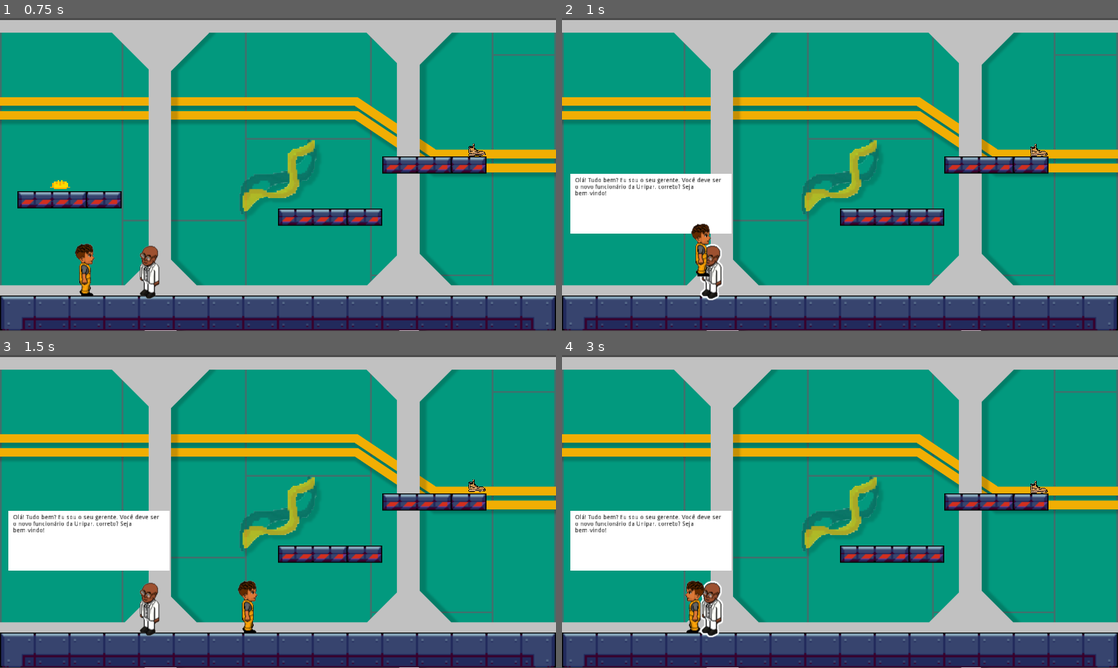
Above: before the commit, frames 1-4 (two rows, left to right).
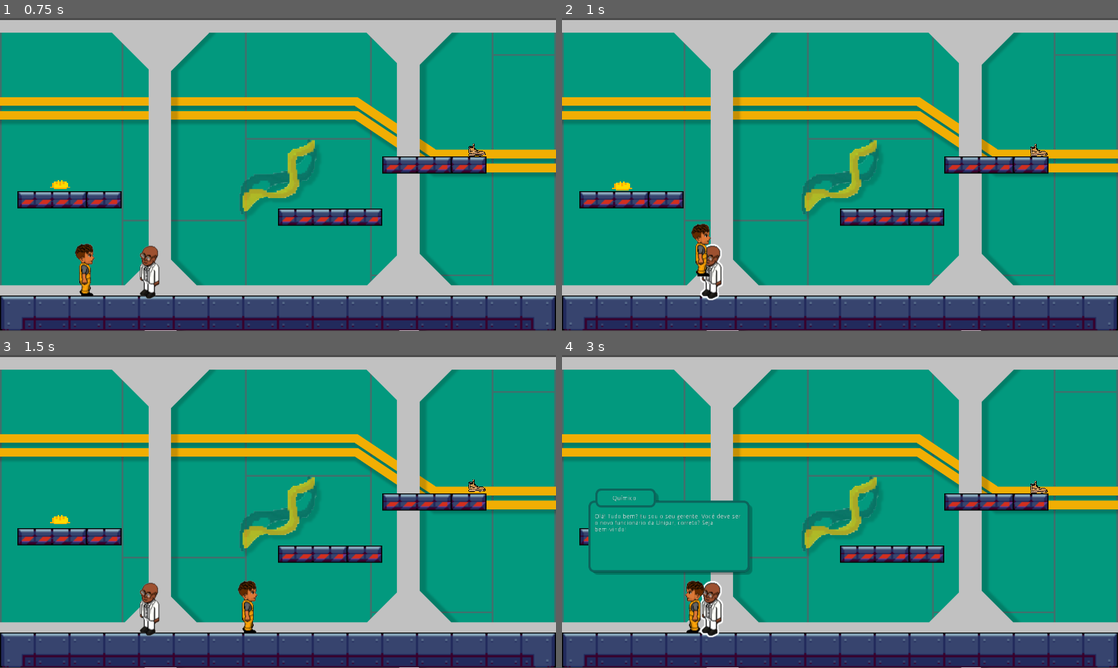
Above: after the commit, the same moments.

Repository: 2023M1T6-Inteli/grupo5
Game: Godot game, scene res://scenes/main.tscn
The game is run twice, just before and just after one commit, with the same random seed, the same clock (stepped at 60 frames per second) and the same inputs.
Inputs:
- Up to frame 1 (0.75 s): hold D (move_right) from 0.53 s (still down); hold E (interact) from 0.53 s (still down)
- Up to frame 2 (1 s): keep holding D (move_right); keep holding E (interact); tap W (jump) at 0.77 s
- Up to frame 3 (1.5 s): keep holding D (move_right); release E (interact) at 1.28 s; tap E (interact) at 1.35 s
- Up to frame 4 (3 s): tap W (jump) at 1.52 s; release D (move_right) at 2.03 s; hold E (interact) 2.03-2.78 s; hold A (move_left) from 2.03 s (still down); tap E (interact) at 2.85 s

Frame 1 is identical in both runs. In frame 2, 5.5% of the frame differs, in the area x 1-31%, y 49-69%; in frame 3, 5.5%; in frame 4, 6.8%, in the area x 1-35%, y 42-71%.

Commit message:
feat: character name on dialogs

Diff:
--- a/src/project.godot
+++ b/src/project.godot
@@ -48,6 +48,13 @@
 interact={
 "deadzone": 0.5,
 "events": [ Object(InputEventKey,"resource_local_to_scene":false,"resource_name":"","device":0,"alt":false,"shift":false,"control":false,"meta":false,"command":false,"pressed":false,"scancode":69,"physical_scancode":0,"unicode":0,"echo":false,"script":null)
+, Object(InputEventKey,"resource_local_to_scene":false,"resource_name":"","device":0,"alt":false,"shift":false,"control":false,"meta":false,"command":false,"pressed":false,"scancode":16777234,"physical_scancode":0,"unicode":0,"echo":false,"script":null)
+ ]
+}
+skip={
+"deadzone": 0.5,
+"events": [ Object(InputEventKey,"resource_local_to_scene":false,"resource_name":"","device":0,"alt":false,"shift":false,"control":false,"meta":false,"command":false,"pressed":false,"scancode":32,"physical_scancode":0,"unicode":0,"echo":false,"script":null)
+, Object(InputEventKey,"resource_local_to_scene":false,"resource_name":"","device":0,"alt":false,"shift":false,"control":false,"meta":false,"command":false,"pressed":false,"scancode":16777221,"physical_scancode":0,"unicode":0,"echo":false,"script":null)
  ]
 }
 
--- a/src/scenes/Dialog_box.tscn
+++ /dev/null
@@ -1,95 +0,0 @@
-[gd_scene load_steps=5 format=2]
-
-[ext_resource path="res://Assets/Photo/pngtree-an-old-chinese-doctor-in-a-white-lab-coat-during-the-image_792525.jpg" type="Texture" id=1]
-[ext_resource path="res://Scripts/Dialog_box.gd" type="Script" id=2]
-[ext_resource path="res://Assets/Photo/icon.png" type="Texture" id=3]
-
-[sub_resource type="Theme" id=1]
-LinkButton/colors/font_color = Color( 0.0627451, 0.0588235, 0.0588235, 1 )
-LinkButton/colors/font_color_focus = Color( 0.0431373, 0.0431373, 0.0431373, 1 )
-LinkButton/colors/font_color_hover = Color( 0.0509804, 0.0470588, 0.0470588, 1 )
-LinkButton/colors/font_color_pressed = Color( 0.0705882, 0.0666667, 0.0666667, 1 )
-
-[node name="Dialog_box" type="Control"]
-anchor_right = 1.0
-anchor_bottom = 1.0
-theme = SubResource( 1 )
-script = ExtResource( 2 )
-
-[node name="ColorRect" type="ColorRect" parent="."]
-anchor_top = 1.0
-anchor_right = 1.0
-anchor_bottom = 1.0
-margin_top = -106.0
-
-[node name="photo" type="TextureRect" parent="."]
-anchor_top = 1.0
-anchor_bottom = 1.0
-margin_left = 47.0
-margin_top = -140.0
-margin_right = 139.0
-margin_bottom = -52.0
-
-[node name="Icon" type="Sprite" parent="photo"]
-position = Vector2( 23.1572, 20.0312 )
-scale = Vector2( 0.168836, 0.202816 )
-texture = ExtResource( 1 )
-
-[node name="name" type="Label" parent="."]
-margin_left = 130.0
-margin_top = 620.0
-margin_right = 470.0
-margin_bottom = 635.0
-custom_colors/font_color = Color( 0.00392157, 0.00392157, 0.00392157, 1 )
-text = "QUÍMICO EXPERIENTE"
-autowrap = true
-
-[node name="questions" type="Label" parent="."]
-anchor_top = 1.0
-anchor_right = 1.0
-anchor_bottom = 1.0
-margin_left = 142.0
-margin_top = -78.0
-margin_right = -24.0
-margin_bottom = -49.0
-custom_colors/font_color = Color( 0, 0, 0, 1 )
-text = "Teste de Pergunta"
-autowrap = true
-
-[node name="escolhas" type="VBoxContainer" parent="."]
-margin_left = 152.0
-margin_top = 688.0
-margin_right = 694.0
-margin_bottom = 738.0
-
-[node name="Label" type="Label" parent="escolhas"]
-margin_right = 542.0
-margin_bottom = 14.0
-custom_colors/font_color = Color( 0.0352941, 0.0352941, 0.0352941, 1 )
-text = "Escolha 1"
-autowrap = true
-
-[node name="Label2" type="Label" parent="escolhas"]
-margin_top = 18.0
-margin_right = 542.0
-margin_bottom = 32.0
-custom_colors/font_color = Color( 0.0352941, 0.0352941, 0.0352941, 1 )
-text = "Escolha 2"
-autowrap = true
-
-[node name="Label3" type="Label" parent="escolhas"]
-margin_top = 36.0
-margin_right = 542.0
-margin_bottom = 50.0
-custom_colors/font_color = Color( 0.0352941, 0.0352941, 0.0352941, 1 )
-text = "Escolha 3"
-autowrap = true
-
-[node name="proximo" type="TextureButton" parent="."]
-margin_left = 1185.0
-margin_top = 647.0
-margin_right = 1249.0
-margin_bottom = 711.0
-texture_normal = ExtResource( 3 )
-
-[connection signal="pressed" from="proximo" to="." method="_on_proximo_pressed"]
--- a/src/scenes/dialog.tscn
+++ /dev/null
@@ -1,12 +0,0 @@
-[gd_scene load_steps=2 format=2]
-
-[ext_resource path="res://scenes/dialog.gd" type="Script" id=1]
-
-[node name="dialog" type="Node2D"]
-script = ExtResource( 1 )
-
-[node name="ui_canvas" type="CanvasLayer" parent="."]
-
-[node name="Control" type="Control" parent="ui_canvas"]
-anchor_right = 1.0
-anchor_bottom = 1.0
--- a/src/scenes/npc_quimic.tscn
+++ b/src/scenes/npc_quimic.tscn
@@ -1,8 +1,9 @@
-[gd_scene load_steps=5 format=2]
+[gd_scene load_steps=6 format=2]
 
 [ext_resource path="res://assets/NPCs/químico.png" type="Texture" id=1]
 [ext_resource path="res://scripts/npc_quimic.gd" type="Script" id=2]
 [ext_resource path="res://assets/NPCs/quimico_stroke.png" type="Texture" id=3]
+[ext_resource path="res://assets/NPCs/msgbox.png" type="Texture" id=4]
 
 [sub_resource type="RectangleShape2D" id=1]
 extents = Vector2( 43, 45.5 )
@@ -23,29 +24,41 @@
 texture = ExtResource( 3 )
 flip_h = true
 
-[node name="dialog" type="ColorRect" parent="."]
+[node name="dialog" type="TextureRect" parent="."]
 visible = false
-margin_left = -321.0
-margin_top = -229.0
-margin_right = 51.0
-margin_bottom = -91.0
+margin_left = -279.0
+margin_top = -280.0
+margin_right = 99.0
+margin_bottom = -81.0
+texture = ExtResource( 4 )
+stretch_mode = 1
 
 [node name="RichTextLabel" type="RichTextLabel" parent="dialog"]
-margin_left = 11.0
-margin_top = 9.0
-margin_right = 356.0
-margin_bottom = 125.0
-custom_colors/default_color = Color( 0, 0, 0, 1 )
+margin_left = 14.0
+margin_top = 58.0
+margin_right = 357.0
+margin_bottom = 182.0
+custom_colors/default_color = Color( 1, 1, 1, 1 )
 meta_underlined = false
-text = "caixa de texto"
+text = "Texto do personagem"
 fit_content_height = true
 
 [node name="Button" type="Button" parent="dialog"]
 modulate = Color( 1, 1, 1, 0 )
-margin_left = 125.0
-margin_top = 2.0
-margin_right = 373.0
-margin_bottom = 137.0
+margin_left = 113.0
+margin_top = 45.0
+margin_right = 361.0
+margin_bottom = 180.0
+
+[node name="name" type="RichTextLabel" parent="dialog"]
+anchor_right = 0.459
+margin_left = 55.0
+margin_top = 16.0
+margin_right = -11.502
+margin_bottom = 49.0
+custom_colors/default_color = Color( 1, 1, 1, 1 )
+bbcode_enabled = true
+text = "Nome"
 
 [connection signal="body_entered" from="." to="." method="_on_npc_quimico_body_entered"]
 [connection signal="body_exited" from="." to="." method="_on_npc_quimico_body_exited"]
--- a/src/scripts/Dialog_box.gd
+++ /dev/null
@@ -1,44 +0,0 @@
-extends Control
-
-onready var photo: TextureRect = $photo
-onready var nome: Label = $name
-onready var question: Label = $questions
-onready var choices: VBoxContainer = $escolhas
-
-var text_count = 1
-var conversation_data := {}
-var conversation_idx := 0
-var data
-
-func _ready() -> void:
-	_setup(conversation_idx)
-
-func _setup(section: int) -> void:
-	data = conversation_data[section]
-	nome.text = data.name
-	question.text = data.question
-	photo.texture = load("res://Assets/Photo/" + data.photo)
-
-	for child in choices.get_children():
-		child.queue_free()
-
-	for option in data.options:
-		var button = LinkButton.new()
-		button.underline = LinkButton.UNDERLINE_MODE_ON_HOVER
-		button.text = option.text
-		button.connect("pressed", self, "on_button_pressed", [option.next])
-		choices.add_child(button)
-
-
-
-func _on_button_pressed(next) -> void:
-	if next == -1:
-		queue_free()
-	else:
-		_setup(next)
-
-
-
-
-func _on_proximo_pressed():
-	_setup(text_count)
--- a/src/scripts/npc_quimic.gd
+++ b/src/scripts/npc_quimic.gd
@@ -1,10 +1,12 @@
 extends Area2D
 
+
+
 var dialogues = [
-	"Olá! Tudo bem? Eu sou o seu gerente. Você deve ser o novo funcionário da Unipar, correto? Seja bem-vindo!",
-	"Olá! Sou eu mesmo. O novo funcionário! Estou aqui para aprender sobre o dia a dia na empresa e quais protocolos devo seguir para manter a minha segurança.",
-	"Certo! Você já pode conhecer as áreas da nossa fábrica e suas regras. Mas antes, pegue os EPI's e fique seguro! Ocorreu um acidente em uma fábrica de uma de nossas concorrentes aqui em Camaçari e não queremos que o mesmo acnteça aqui! Vamos lá! Você tem muito a fazer!",
-	"Pode deixar! Estou super confiante para o primeiro dia!."
+	{'name': 'Químico', 'text': "Olá! Tudo bem? Eu sou o seu gerente. Você deve ser o novo funcionário da Unipar, correto? Seja bem-vindo!"},
+	{'name': 'Operador', 'text': "Olá! Sou eu mesmo. O novo funcionário! Estou aqui para aprender sobre o dia a dia na empresa e quais protocolos devo seguir para manter a minha segurança."},
+	{'name': 'Químico', 'text': "Certo! Você já pode conhecer as áreas da nossa fábrica e suas regras. Mas antes, pegue os EPI's e fique seguro! Ocorreu um acidente em uma fábrica de uma de nossas concorrentes aqui em Camaçari e não queremos que o mesmo aconteça aqui! Vamos lá! Você tem muito a fazer!"},
+	{'name': 'Operador', 'text': "Pode deixar! Estou super confiante para o primeiro dia!."}
 ]
 
 var can_interact = false
@@ -26,14 +28,20 @@
 	$dialog.visible = false
 	current = 0
 
-func _process(_delta):
-	if (not $dialog.visible and can_interact and Input.is_action_pressed("interact")):
-		print('teste')
-		load_dialogue()
-
-func _on_Button_pressed():
+func next_dialogue():
 	if current >= len(dialogues):
 		close_dialogue()
 		return
-	$dialog/RichTextLabel.text = dialogues[current]
+	$dialog/name.text = dialogues[current].get('name')
+	$dialog/RichTextLabel.text = dialogues[current].get('text')
 	current += 1
+
+func _on_Button_pressed():
+	next_dialogue()
+
+func _input(event):
+	if ($dialog.visible and event.is_action_released('skip')):
+		next_dialogue()
+
+	if (not $dialog.visible and can_interact and event.is_action_pressed("interact")):
+		load_dialogue()
--- a/src/scripts/npc_quimico.gd
+++ /dev/null
@@ -1,5 +0,0 @@
-extends KinematicBody2D
-
-
-func _ready():
-	pass
Binary file added: src/assets/NPCs/msgbox.png
Not shown, added: src/assets/NPCs/msgbox.png.import
